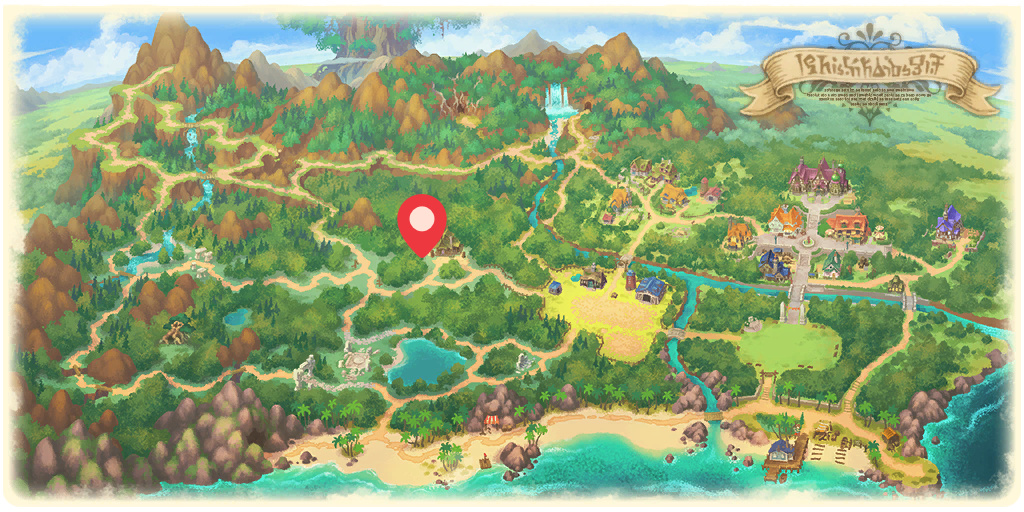
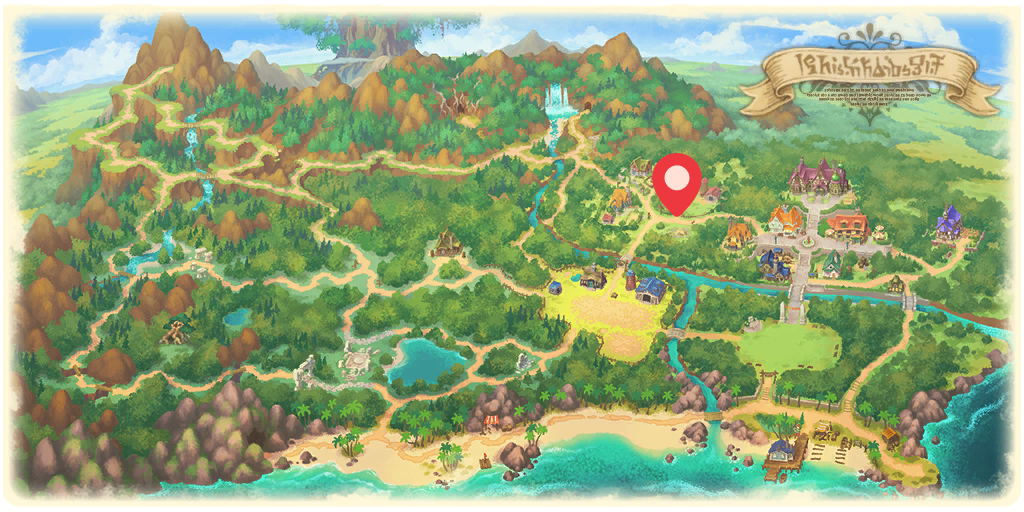
Revision of a layered 1024x512 image; what changed, layer by layer:
added layer "11200-205動物商店門口" above "20500動物商店" over [652, 153, 702, 217]
hid "10600樵之森" over [397, 194, 447, 258]
